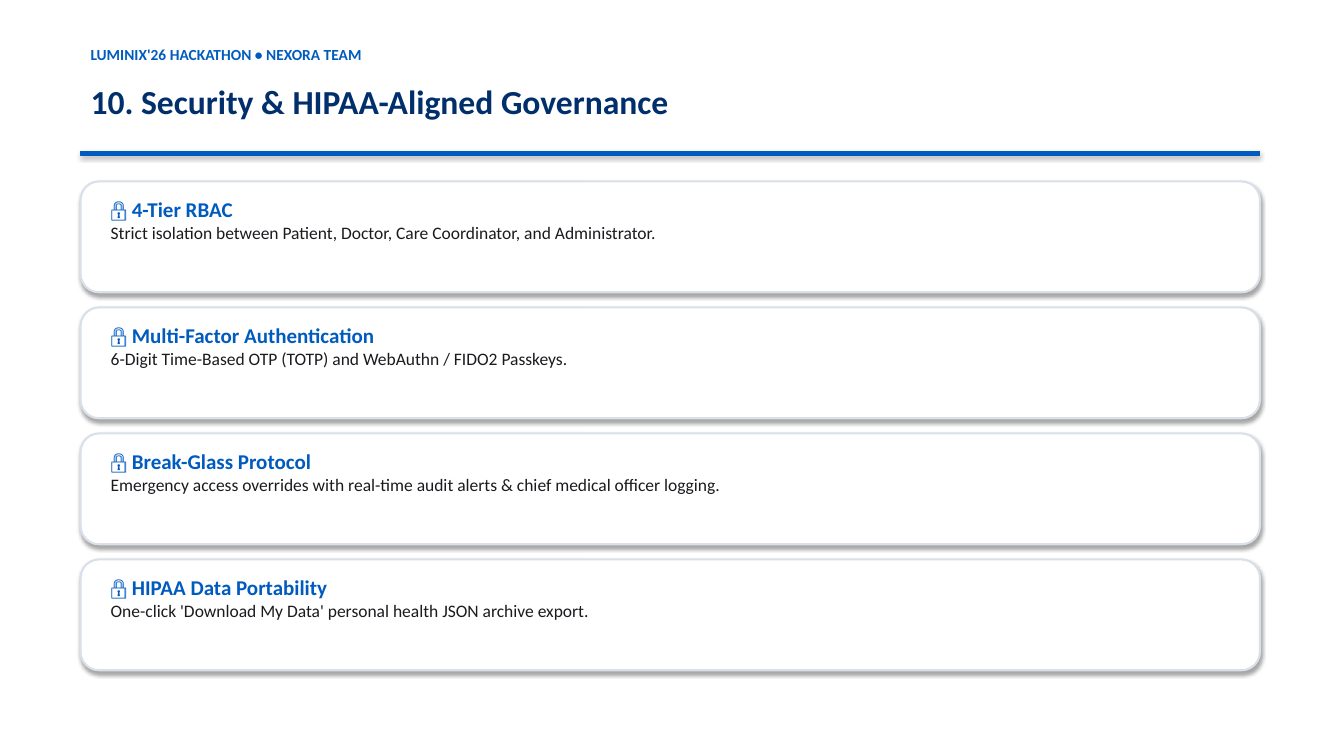
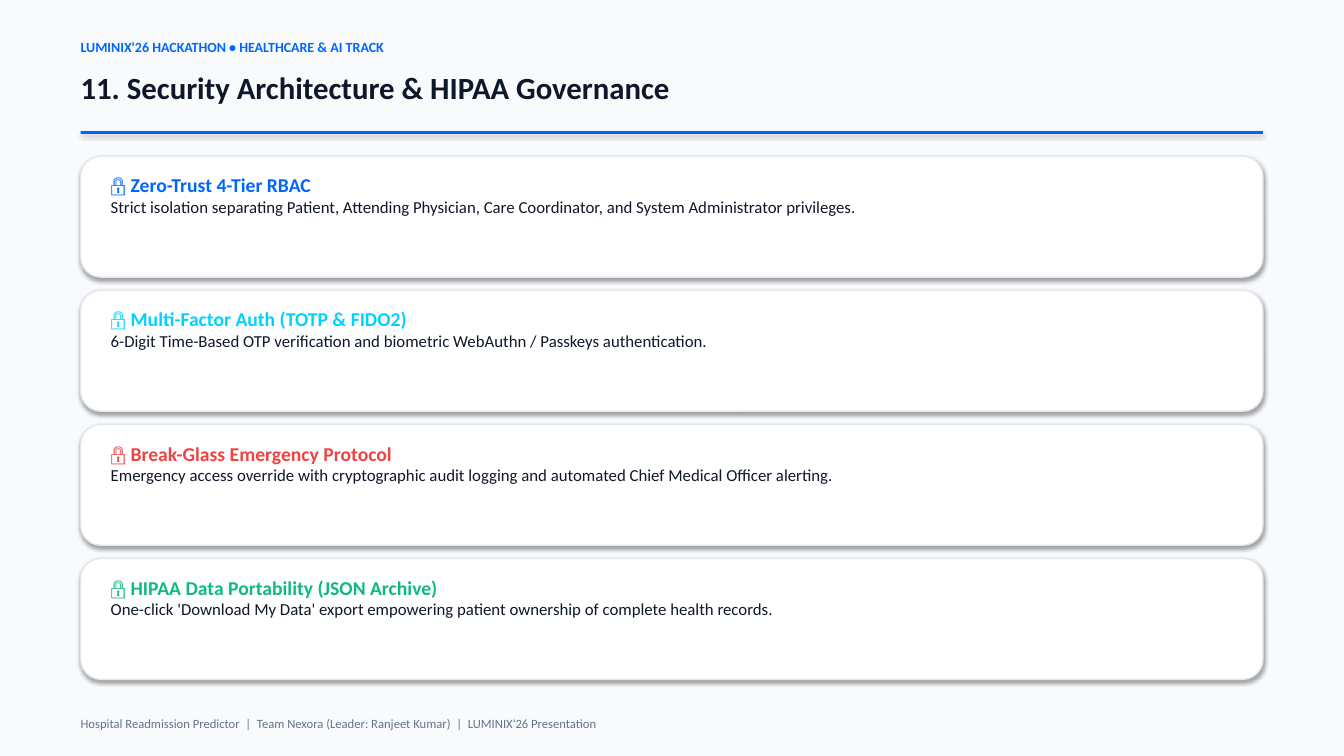
Before and after one commit to Ranjeet7680/Hospital-Readmission-Predictor, a slide deck: slide 12 of Hospital_Readmission_Predictor_LUMINIX26.pptx (slide 11 before the commit). Drawn at 1344x756 pixels with LibreOffice and Linux fonts; fonts in the diff are those of the drawing. Boxes give left, top, right and bottom in pixels: in the first picture for what was removed or moved away, otherwise in the second. Text is boxed around its words. In the diff, an @@ line names an element or a change of style, - is before the commit and + after.

Commit message:
docs(presentation): upgrade 16-slide executive PPTX deck for LUMINIX'26 hackathon

```diff
--- a/Hospital_Readmission_Predictor_LUMINIX26.pptx
+++ b/Hospital_Readmission_Predictor_LUMINIX26.pptx
@@ rectangle added at <box>0,0,1344,756</box>, fill #F8FAFC @@
@@ text at <box>81,42,384,52</box>: text changed; size 11 to 10 pt; text colour #005BBF to #0066FF @@
-LUMINIX'26 HACKATHON • NEXORA TEAM
+LUMINIX'26 HACKATHON • HEALTHCARE & AI TRACK
@@ text at <box>81,77,669,104</box>: text changed; size 24 to 22 pt; text colour #002F6C to #0F172A @@
-10. Security & HIPAA-Aligned Governance
+11. Security Architecture & HIPAA Governance
@@ rectangle: place and size @@
-rectangle at <box>81,151,1260,155</box>
+rectangle at <box>81,131,1263,134</box>
@@ rectangle at <box>81,131,1263,134</box>: fill #005BBF to #0066FF; outline #005BBF 0.75 pt to none @@
@@ outline #DAE0E9 1.5 pt to #E2E8F0 1 pt in 4 elements at <box>81,424,1263,545</box>, <box>81,559,1263,680</box>, <box>81,290,1263,411</box>, <box>81,156,1263,277</box> @@
@@ rounded rectangle: place and size @@
-rounded rectangle at <box>81,181,1260,292</box>
+rounded rectangle at <box>81,156,1263,277</box>
@@ text at <box>111,178,855,216</box>: text changed; size 12.5 to 12 pt; text colour #1B1B1F to #0F172A @@
-🔒 4-Tier RBAC
-Strict isolation between Patient, Doctor, Care Coordinator, and Administrator.
+🔒 Zero-Trust 4-Tier RBAC
+Strict isolation separating Patient, Attending Physician, Care Coordinator, and System Administrator privileges.
@@ rounded rectangle: place and size @@
-rounded rectangle at <box>81,308,1260,418</box>
+rounded rectangle at <box>81,290,1263,411</box>
@@ text at <box>111,311,707,350</box>: text changed; size 12.5 to 12 pt; text colour #1B1B1F to #0F172A @@
-🔒 Multi-Factor Authentication
-6-Digit Time-Based OTP (TOTP) and WebAuthn / FIDO2 Passkeys.
+🔒 Multi-Factor Auth (TOTP & FIDO2)
+6-Digit Time-Based OTP verification and biometric WebAuthn / Passkeys authentication.
@@ rounded rectangle: place and size @@
-rounded rectangle at <box>81,434,1260,544</box>
+rounded rectangle at <box>81,424,1263,545</box>
@@ text at <box>111,447,832,484</box>: text changed; size 12.5 to 12 pt; text colour #1B1B1F to #0F172A @@
-🔒 Break-Glass Protocol
-Emergency access overrides with real-time audit alerts & chief medical officer logging.
+🔒 Break-Glass Emergency Protocol
+Emergency access override with cryptographic audit logging and automated Chief Medical Officer alerting.
@@ rounded rectangle: place and size @@
-rounded rectangle at <box>81,560,1260,670</box>
+rounded rectangle at <box>81,559,1263,680</box>
@@ text at <box>111,580,773,618</box>: text changed; size 12.5 to 12 pt; text colour #1B1B1F to #0F172A @@
-🔒 HIPAA Data Portability
-One-click 'Download My Data' personal health JSON archive export.
+🔒 HIPAA Data Portability (JSON Archive)
+One-click 'Download My Data' export empowering patient ownership of complete health records.
@@ text added at <box>81,719,596,730</box>, 9 pt, text #64748B @@
+Hospital Readmission Predictor | Team Nexora (Leader: Ranjeet Kumar) | LUMINIX'26 Presentation
```
Also in this commit, not shown: 3 other slides changed, 12 slides added, 11 slides removed, 1 other file.
